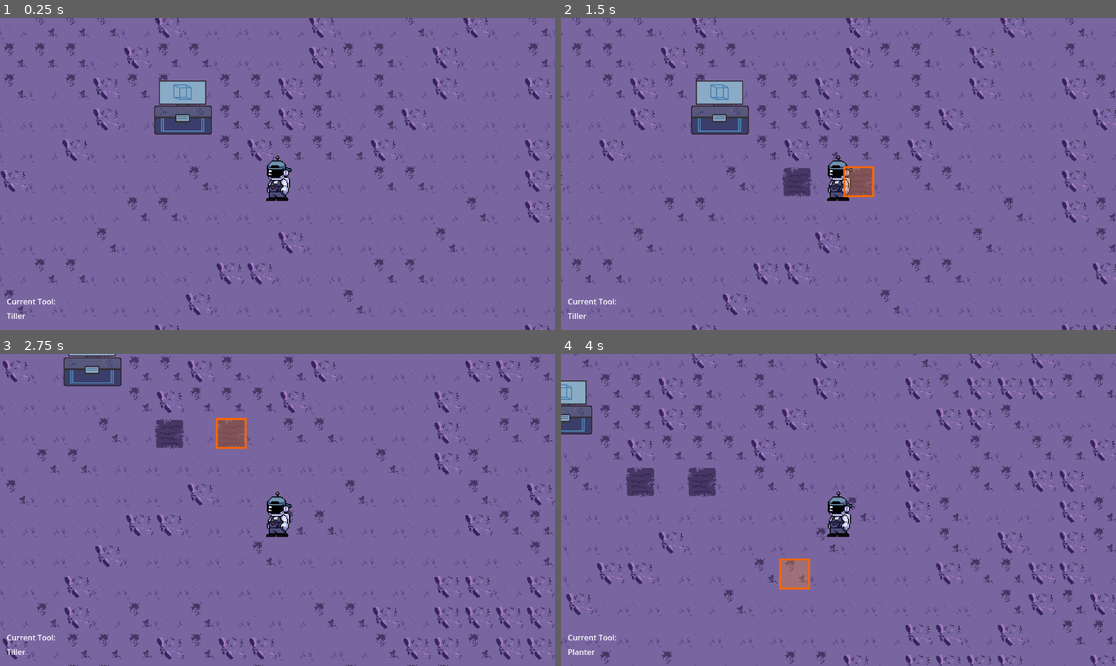
Above: before the commit, frames 1-4 (two rows, left to right).
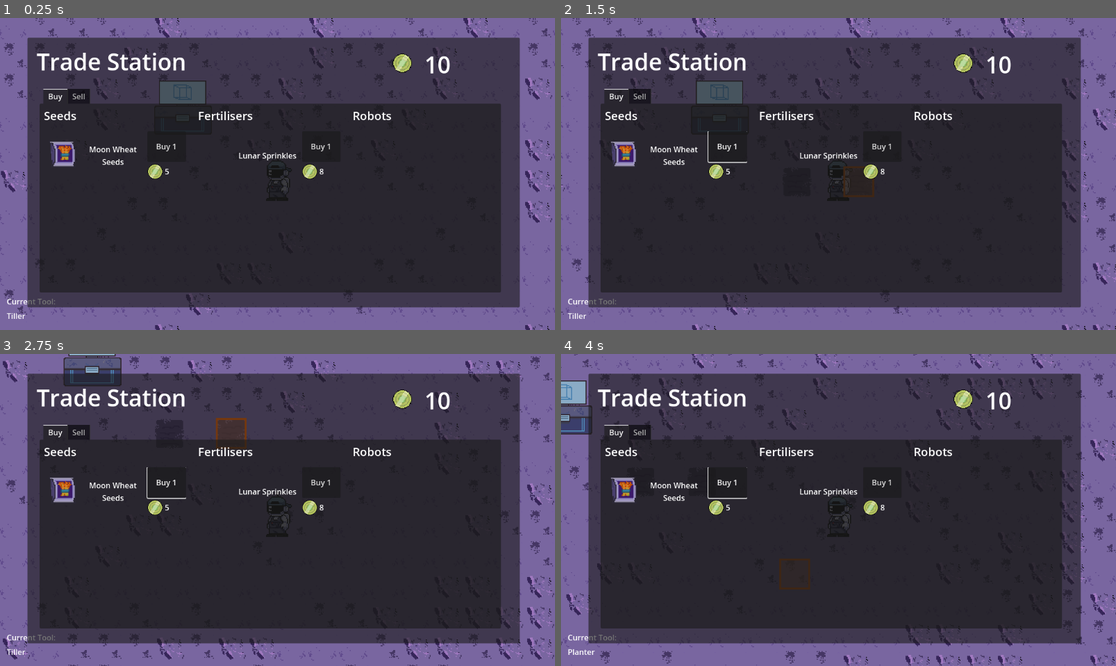
Above: after the commit, the same moments.

Repository: DevFTB/Moonbeam-Meadows
Game: Godot game, scene res://Level/moon.tscn
The game is run twice, just before and just after one commit, with the same random seed, the same clock (stepped at 60 frames per second) and the same inputs.
Inputs (mouse positions are in pixels of both pictures, inside the frame that each line leads up to):
- Up to frame 1 (0.25 s): no input
- Up to frame 2 (1.5 s): click (727, 145) at 0.5 s, where only the run after the commit has a clickable "Buy 1"; tap Enter at 1.25 s; move the mouse to (960, 158) at 1.27 s; hold D (move_right) from 1.28 s (still down); hold E (interact) from 1.28 s (still down); click (960, 158) at 1.42 s
- Up to frame 3 (2.75 s): move the mouse to (166, 525) at 2.02 s; release D (move_right) at 2.03 s; release E (interact) at 2.03 s; hold S (move_down) from 2.03 s (still down); tap E (interact) at 2.1 s
- Up to frame 4 (4 s): move the mouse to (894, 441) at 2.77 s; release S (move_down) at 2.78 s; hold D (move_right) 2.78-3.53 s; hold 1 (select_tool1) 2.78-3.53 s; tap E (interact) at 3.05, 3.8 s; move the mouse to (810, 572) at 3.52 s; hold W (move_up) from 3.53 s (still down); tap 2 (select_tool2) at 3.6 s; click (810, 572) at 3.67 s

The runs differ from the first frame. In frame 1, 77% of the frame differs, in the area x 4-94%, y 6-93%; in frame 2, 77%; in frame 3, 77%; in frame 4, 77%.
Error after the commit: Invalid call. Nonexistent function 'get_interacting_player' in base 'Nil'. (res://Level/Trade)

Commit message:
added support for buy fert. and robots

Diff:
--- a/Level/Trade Station/TradeStationGUI.gd
+++ b/Level/Trade Station/TradeStationGUI.gd
@@ -1,9 +1,11 @@
 extends Panel
 
-var crop_buy_gui_scene = preload("res://Level/Trade Station/ts_buy_item_gui.tscn")
-var crop_sell_gui_scene = preload("res://Level/Trade Station/ts_sell_item_gui.tscn")
+var buy_gui_scene = preload("res://Level/Trade Station/ts_buy_item_gui.tscn")
+var sell_gui_scene = preload("res://Level/Trade Station/ts_sell_item_gui.tscn")
 
 @export var buy_seed_parent : Control
+@export var buy_fertiliser_parent : Control
+@export var buy_robots_parent : Control
 @export var sell_seed_parent : Control
 
 @onready var level = get_node("/root/Level")
@@ -12,19 +14,21 @@
 
 func _ready():
 	visibility_changed.connect(update_gui)
-	for seed_item in level.crops.map(func(c): return c.seed_item):
-		var buy_item_gui = crop_buy_gui_scene.instantiate()
-		buy_seed_parent.add_child(buy_item_gui)
-		buy_item_gui.set_item(seed_item)
+	generate_items(buy_seed_parent, buy_gui_scene, level.crops.map(func(c): return c.seed_item))
+	generate_items(buy_fertiliser_parent, buy_gui_scene, level.fertilisers.map(func(c): return c.fertiliser_item))
+#	generate_items(buy_robots_parent, buy_gui_scene, level.crops.map(func(c): return c.seed_item))
+	generate_items(sell_seed_parent, sell_gui_scene, level.crops.map(func(c): return c.produce_item))
 
-	for produce_item in level.crops.map(func(c): return c.produce_item):
-		var sell_item_gui = crop_sell_gui_scene.instantiate()
-		sell_seed_parent.add_child(sell_item_gui)
-		sell_item_gui.set_item(produce_item)
+func generate_items(parent: Control, item_scene: PackedScene, items: Array):
+	for item in items:
+		var item_gui = item_scene.instantiate()
+		parent.add_child(item_gui)
+		item_gui.set_item(item)
 
 func update_gui():
-	for child in buy_seed_parent.get_children():
-		child.update_gui()
+	for parent in [buy_seed_parent, buy_fertiliser_parent, buy_robots_parent, sell_seed_parent]:
+		for child in parent.get_children():
+			child.update_gui()
 
 func set_trade_station(new_trade_station: Node):
 	trade_station = new_trade_station
--- a/Level/moon.tscn
+++ b/Level/moon.tscn
@@ -297,8 +297,7 @@
 [node name="QuestDisplay4" parent="CanvasLayer/GUI/PhoneGUI/Quests/HBoxContainer" instance=ExtResource("12_nsnn6")]
 layout_mode = 2
 
-[node name="TradeStationGUI" type="Panel" parent="CanvasLayer/GUI" node_paths=PackedStringArray("buy_seed_parent", "sell_seed_parent")]
-visible = false
+[node name="TradeStationGUI" type="Panel" parent="CanvasLayer/GUI" node_paths=PackedStringArray("buy_seed_parent", "buy_fertiliser_parent", "buy_robots_parent", "sell_seed_parent")]
 layout_mode = 1
 anchors_preset = 15
 anchor_right = 1.0
@@ -311,6 +310,8 @@
 grow_vertical = 2
 script = ExtResource("17_17121")
 buy_seed_parent = NodePath("TabContainer/Buy/Control/ScrollContainer/SeedParent")
+buy_fertiliser_parent = NodePath("TabContainer/Buy/Control4/ScrollContainer/FertiliserParent")
+buy_robots_parent = NodePath("TabContainer/Buy/Control5/ScrollContainer/RobotsParent")
 sell_seed_parent = NodePath("TabContainer/Sell/ScrollContainer/ProduceParent")
 
 [node name="Label" type="Label" parent="CanvasLayer/GUI/TradeStationGUI"]
@@ -361,11 +362,61 @@
 layout_mode = 2
 size_flags_horizontal = 3
 
-[node name="Control2" type="Control" parent="CanvasLayer/GUI/TradeStationGUI/TabContainer/Buy"]
-layout_mode = 2
-size_flags_horizontal = 3
-
-[node name="Control3" type="Control" parent="CanvasLayer/GUI/TradeStationGUI/TabContainer/Buy"]
+[node name="Control4" type="Control" parent="CanvasLayer/GUI/TradeStationGUI/TabContainer/Buy"]
+layout_mode = 2
+size_flags_horizontal = 3
+
+[node name="Label" type="Label" parent="CanvasLayer/GUI/TradeStationGUI/TabContainer/Buy/Control4"]
+layout_mode = 0
+offset_left = 9.0
+offset_top = 8.0
+offset_right = 54.0
+offset_bottom = 34.0
+text = "Fertilisers"
+label_settings = SubResource("LabelSettings_5ggu6")
+
+[node name="ScrollContainer" type="ScrollContainer" parent="CanvasLayer/GUI/TradeStationGUI/TabContainer/Buy/Control4"]
+layout_mode = 1
+anchors_preset = 15
+anchor_right = 1.0
+anchor_bottom = 1.0
+offset_left = 9.0
+offset_top = 57.0
+offset_right = -12.0
+offset_bottom = -10.0
+grow_horizontal = 2
+grow_vertical = 2
+
+[node name="FertiliserParent" type="VBoxContainer" parent="CanvasLayer/GUI/TradeStationGUI/TabContainer/Buy/Control4/ScrollContainer"]
+layout_mode = 2
+size_flags_horizontal = 3
+
+[node name="Control5" type="Control" parent="CanvasLayer/GUI/TradeStationGUI/TabContainer/Buy"]
+layout_mode = 2
+size_flags_horizontal = 3
+
+[node name="Label" type="Label" parent="CanvasLayer/GUI/TradeStationGUI/TabContainer/Buy/Control5"]
+layout_mode = 0
+offset_left = 9.0
+offset_top = 8.0
+offset_right = 54.0
+offset_bottom = 34.0
+text = "Robots"
+label_settings = SubResource("LabelSettings_5ggu6")
+
+[node name="ScrollContainer" type="ScrollContainer" parent="CanvasLayer/GUI/TradeStationGUI/TabContainer/Buy/Control5"]
+layout_mode = 1
+anchors_preset = 15
+anchor_right = 1.0
+anchor_bottom = 1.0
+offset_left = 9.0
+offset_top = 57.0
+offset_right = -12.0
+offset_bottom = -10.0
+grow_horizontal = 2
+grow_vertical = 2
+
+[node name="RobotsParent" type="VBoxContainer" parent="CanvasLayer/GUI/TradeStationGUI/TabContainer/Buy/Control5/ScrollContainer"]
 layout_mode = 2
 size_flags_horizontal = 3
 
